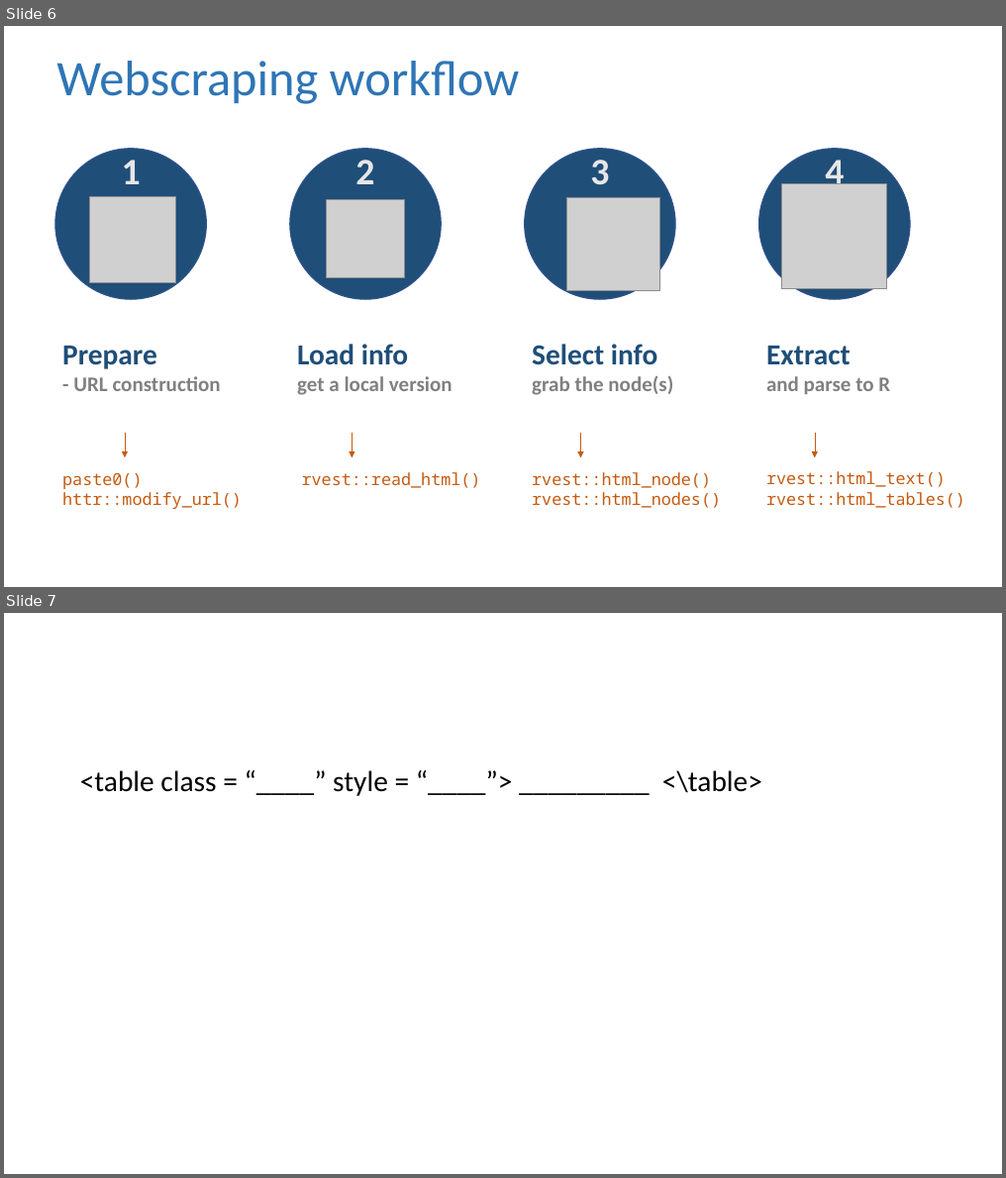
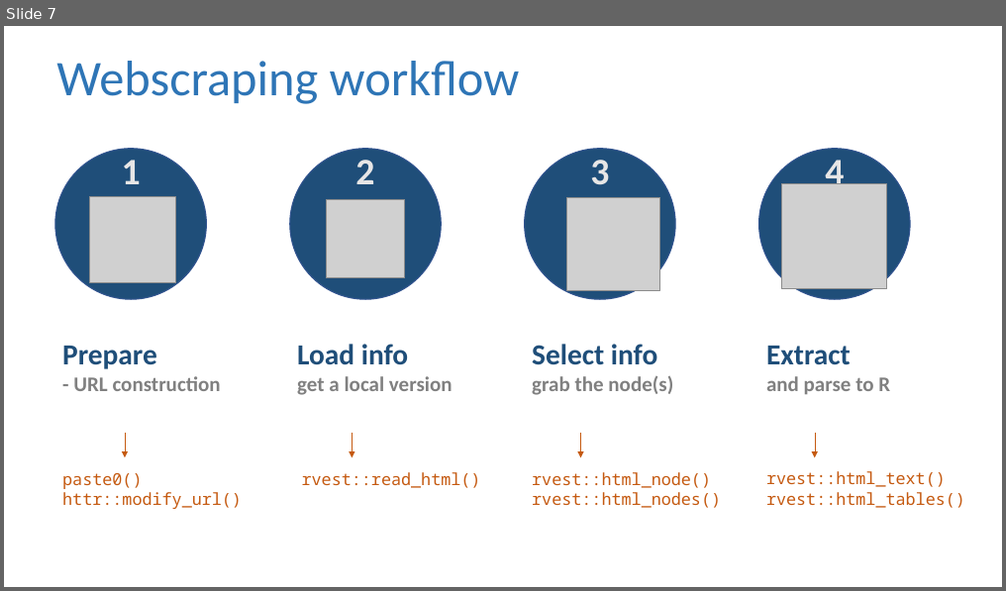
Before and after one commit to suzanbaert/2018_RLadiesWorkshop_API_Webscraping, a slide deck: images/Images_pptx.pptx. Shown one above the other, each under a label of ours: slides 6 and 7 before the commit, slide 7 after it. The pictures are 1006x1178 and 1006x591 pixels, drawn with LibreOffice and Linux fonts; fonts in the diff are those of the drawing; grey boxes stand for pictures. Boxes give left, top, right and bottom in pixels: in the first picture for what was removed or moved away, otherwise in the second. Text is boxed around its words. In the diff, an @@ line names an element or a change of style, - is before the commit and + after.

```diff
--- a/images/Images_pptx.pptx
+++ b/images/Images_pptx.pptx
@@ slide 7 removed at bbox=[4, 613, 1002, 1174], background #FFFFFF @@
@@ text removed at bbox=[80, 770, 762, 796] @@
-<table class = “____” style = “____”> _________ <\table>
@@ what was slide 6 is now slide 7 @@
```
Also in this commit, not shown: 1 slide changed, 2 slides added, 13 other files.
